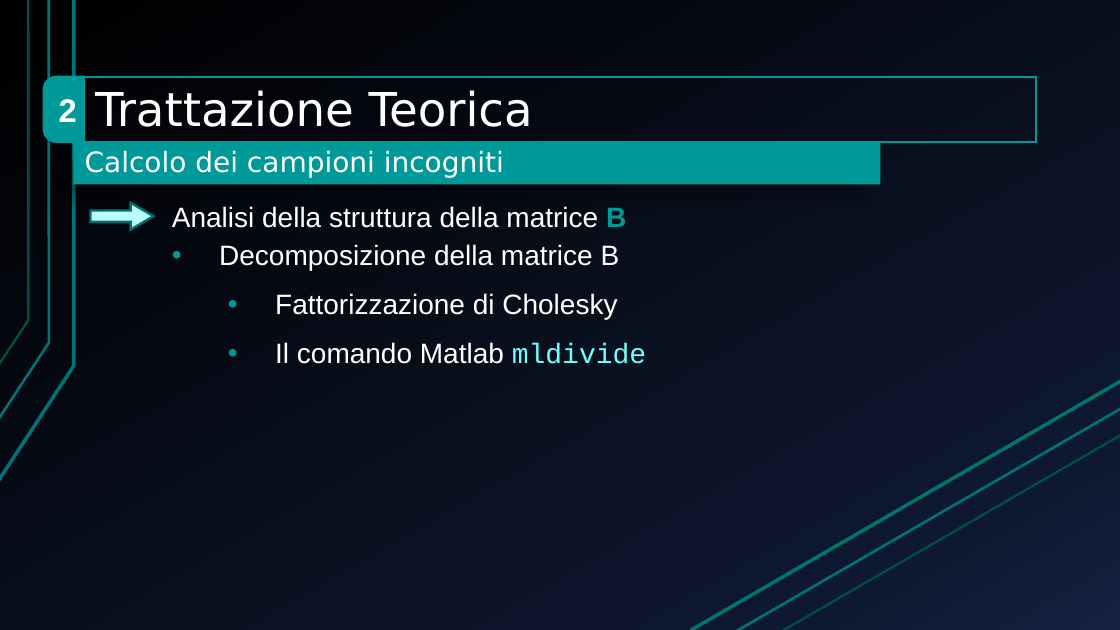
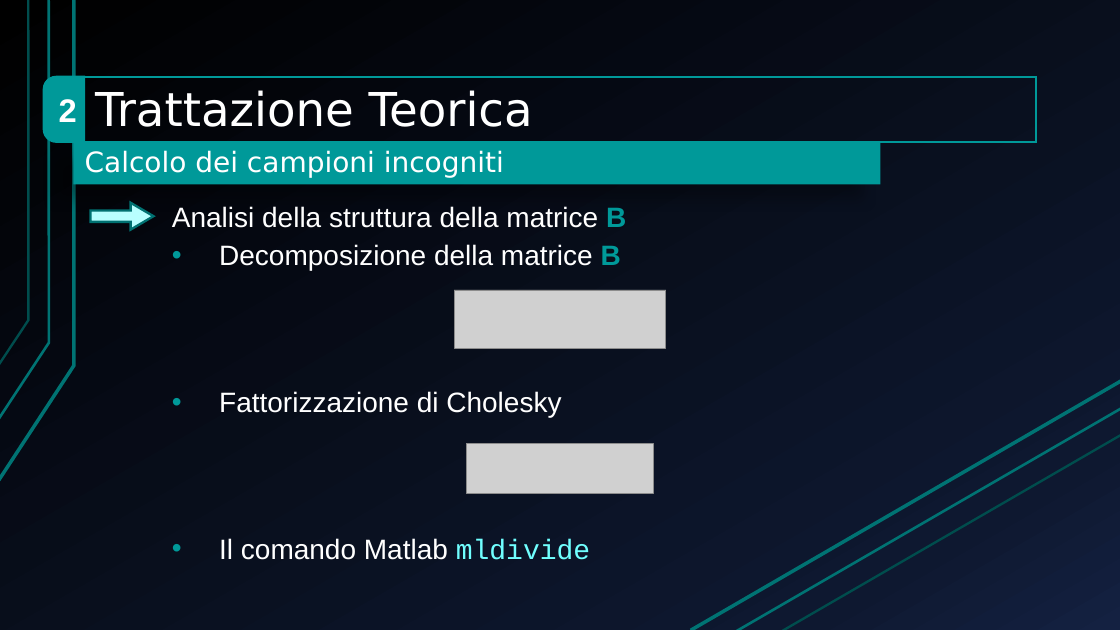
Before and after one commit to emainta/audiorestorationinmatlab, a slide deck: slide 9 of Relazione/presentazioneProgettoFinal.pptx. Drawn at 1120x630 pixels with LibreOffice and Linux fonts; fonts in the diff are those of the drawing; grey boxes stand for pictures. Boxes give left, top, right and bottom in pixels: in the first picture for what was removed or moved away, otherwise in the second. Text is boxed around its words. In the diff, an @@ line names an element or a change of style, - is before the commit and + after.

```diff
--- a/Relazione/presentazioneProgettoFinal.pptx
+++ b/Relazione/presentazioneProgettoFinal.pptx
@@ text "Decomposizione della matrice B" at box(219, 244, 621, 560): text colour #FFFFFF to #009999, bold on in "B"; list level 2 to 1 in "Fattorizzazione di Cholesky"; list level 2 to 1 in "Il comando Matlab mldivide" @@
@@ picture added at box(454, 290, 665, 348) @@
@@ picture added at box(467, 444, 654, 493) @@
```
Also in this commit, not shown: 5 other slides changed, 2 slides added.
